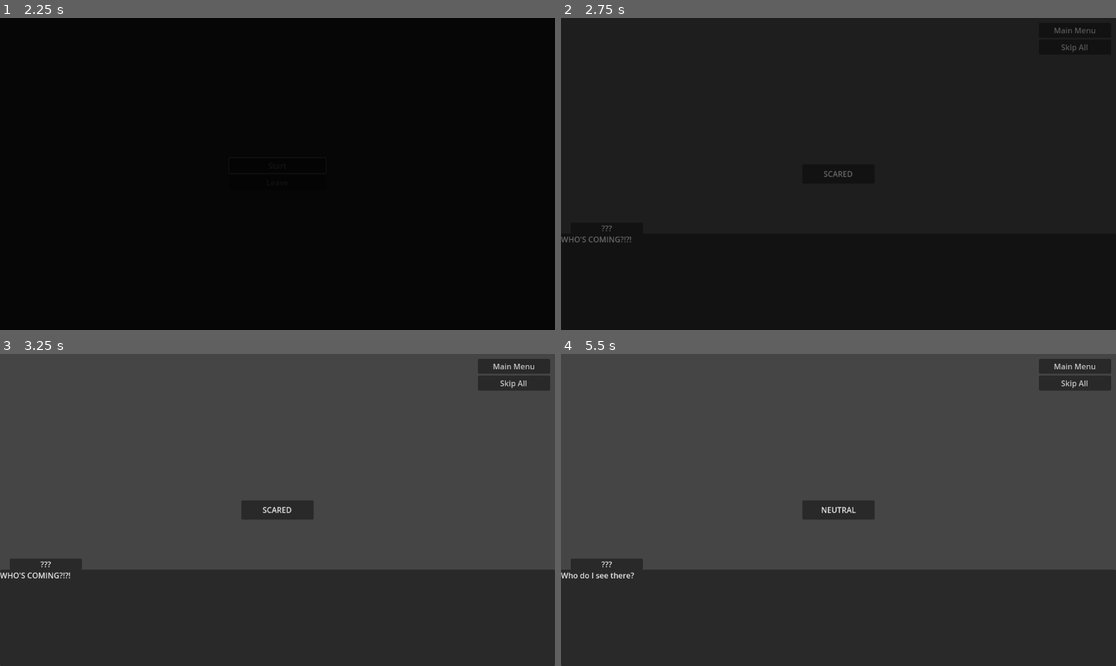
Above: before the commit, frames 1-4 (two rows, left to right).
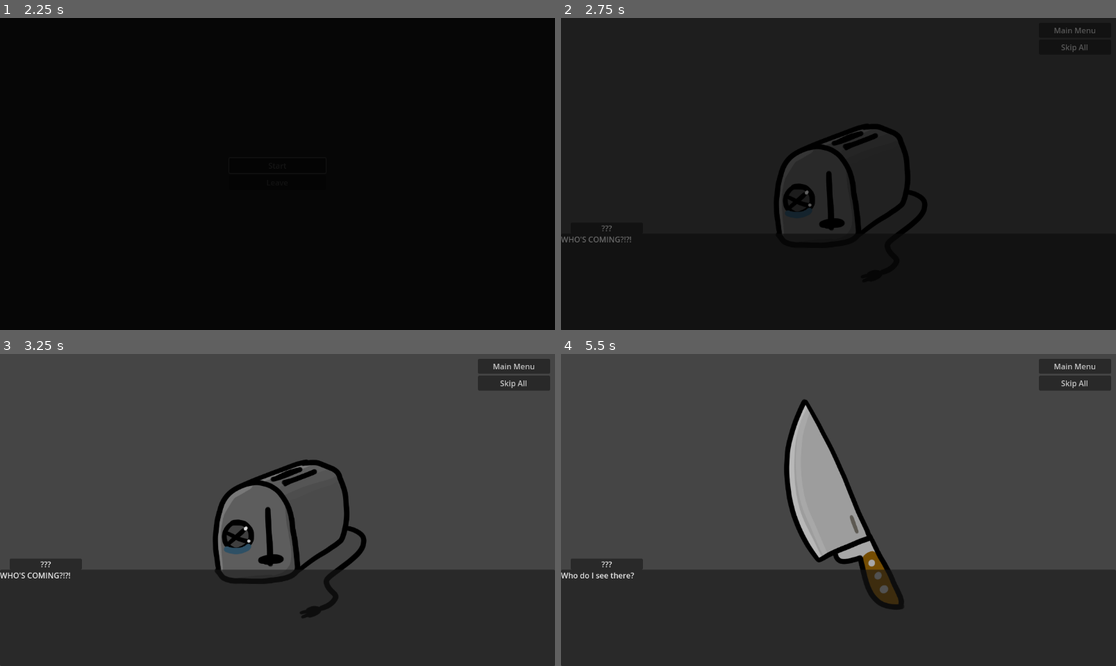
Above: after the commit, the same moments.

Repository: Lipatant/KitchenwareShop
Game: Godot game, scene res://Source/Scenes/MainMenu.tscn
Two runs of this game, one before a commit and one after it. Both use one fixed random seed, a clock stepped at 60 frames per second and the inputs below.
Inputs (mouse positions are in pixels of both pictures, inside the frame that each line leads up to):
- Up to frame 1 (2.25 s): click "Start" at 0.5 s; click "Start" at 1.25 s; click "Leave" at 2 s
- Up to frame 2 (2.75 s): no input
- Up to frame 3 (3.25 s): click "Skip All" at 2.75 s
- Up to frame 4 (5.5 s): click "Skip All" at 3.5 s; click "Skip All" at 4.25 s; move the mouse to (960, 494) at 5.02 s; click (960, 494) at 5.17 s

Frame 1 is identical in both runs. In frame 2, 2.0% of the frame differs, in the area x 38-66%, y 33-70%; in frame 3, 3.8%; in frame 4, 6.0%, in the area x 40-62%, y 14-82%.

Commit message:
feat: adding portraits for Hector and implementing portraits in to the game

Diff:
--- a/Data/Characters/Brioche.tres
+++ b/Data/Characters/Brioche.tres
@@ -7,9 +7,25 @@
 [ext_resource type="Resource" uid="uid://bvues2nom8nmh" path="res://Data/Characters/Brioche/BriocheDay02.tres" id="3_xvaee"]
 [ext_resource type="Resource" uid="uid://jq0ucjkwp8d1" path="res://Data/Characters/Brioche/BriocheDay03.tres" id="4_vgpg7"]
 [ext_resource type="Resource" uid="uid://dwt8835r3d4kq" path="res://Data/Characters/Brioche/BriocheDay04.tres" id="5_a26aw"]
+[ext_resource type="Texture2D" uid="uid://cio3qd14vrycf" path="res://Graphics/Characters/Brioche - Crying.png" id="7_h0s3h"]
+[ext_resource type="Texture2D" uid="uid://btwx7fqstsyhe" path="res://Graphics/Characters/Brioche - Embarrassed.png" id="8_q2458"]
+[ext_resource type="Texture2D" uid="uid://btxdibowvrdqa" path="res://Graphics/Characters/Brioche - Focused.png" id="9_xlliv"]
+[ext_resource type="Texture2D" uid="uid://bv80aic1a7ck" path="res://Graphics/Characters/Brioche - Happy.png" id="10_x0fhc"]
+[ext_resource type="Texture2D" uid="uid://sv6u2q83uvet" path="res://Graphics/Characters/Brioche - Neutral.png" id="11_12if2"]
+[ext_resource type="Texture2D" uid="uid://bl8ov1ihasjeo" path="res://Graphics/Characters/Brioche - Sad.png" id="12_ybbsd"]
+[ext_resource type="Texture2D" uid="uid://dhvo3n2rxhd1f" path="res://Graphics/Characters/Brioche - Scared.png" id="13_kfvep"]
+[ext_resource type="Texture2D" uid="uid://cfoipa7r7h6q2" path="res://Graphics/Characters/Brioche - Terrified.png" id="14_uow77"]
 
 [resource]
 script = ExtResource("1_pmv37")
 code = "Brioche"
 theme = ExtResource("2_ht1jn")
+texture_crying = ExtResource("7_h0s3h")
+texture_embarrassed = ExtResource("8_q2458")
+texture_focused = ExtResource("9_xlliv")
+texture_happy = ExtResource("10_x0fhc")
+texture_neutral = ExtResource("11_12if2")
+texture_sad = ExtResource("12_ybbsd")
+texture_scared = ExtResource("13_kfvep")
+texture_terrified = ExtResource("14_uow77")
 events = Array[ExtResource("1_tpatm")]([ExtResource("2_liu7p"), ExtResource("3_xvaee"), ExtResource("4_vgpg7"), ExtResource("5_a26aw")])
--- a/Data/Characters/Edward.tres
+++ b/Data/Characters/Edward.tres
@@ -7,9 +7,25 @@
 [ext_resource type="Resource" uid="uid://btqb7b8lo57n1" path="res://Data/Characters/Edward/EdwardDay02.tres" id="3_bkhmb"]
 [ext_resource type="Resource" uid="uid://dawxd4ql6igwu" path="res://Data/Characters/Edward/EdwardDay03.tres" id="4_ikl33"]
 [ext_resource type="Resource" uid="uid://cjudel0ut8e4v" path="res://Data/Characters/Edward/EdwardDay04.tres" id="5_oeo54"]
+[ext_resource type="Texture2D" uid="uid://bo6iui77h6m8f" path="res://Graphics/Characters/Edward - Crying.png" id="7_c87li"]
+[ext_resource type="Texture2D" uid="uid://b7lxknvpl7r5i" path="res://Graphics/Characters/Edward - Embarrassed.png" id="8_gq4ll"]
+[ext_resource type="Texture2D" uid="uid://dp5n8jbkqwab6" path="res://Graphics/Characters/Edward - Focused.png" id="9_cor3d"]
+[ext_resource type="Texture2D" uid="uid://co7nmxx8oeaiq" path="res://Graphics/Characters/Edward - Happy.png" id="10_hir2o"]
+[ext_resource type="Texture2D" uid="uid://cjlciaeqbyfr5" path="res://Graphics/Characters/Edward - Neutral.png" id="11_38ai8"]
+[ext_resource type="Texture2D" uid="uid://ce3m834xsdym7" path="res://Graphics/Characters/Edward - Sad.png" id="12_jcvus"]
+[ext_resource type="Texture2D" uid="uid://btgxjk4751q2i" path="res://Graphics/Characters/Edward - Scared.png" id="13_4cog6"]
+[ext_resource type="Texture2D" uid="uid://6hqqgn5rfkvm" path="res://Graphics/Characters/Edward - Terrified.png" id="14_hgk1r"]
 
 [resource]
 script = ExtResource("1_54q5j")
 code = "Edward"
 theme = ExtResource("2_jlkgo")
+texture_crying = ExtResource("7_c87li")
+texture_embarrassed = ExtResource("8_gq4ll")
+texture_focused = ExtResource("9_cor3d")
+texture_happy = ExtResource("10_hir2o")
+texture_neutral = ExtResource("11_38ai8")
+texture_sad = ExtResource("12_jcvus")
+texture_scared = ExtResource("13_4cog6")
+texture_terrified = ExtResource("14_hgk1r")
 events = Array[ExtResource("1_uvje5")]([ExtResource("2_6nmu1"), ExtResource("3_bkhmb"), ExtResource("4_ikl33"), ExtResource("5_oeo54")])
--- a/Data/Characters/Hector.tres
+++ b/Data/Characters/Hector.tres
@@ -7,9 +7,25 @@
 [ext_resource type="Resource" uid="uid://brflr1cxb4wv5" path="res://Data/Characters/Hector/HectorDay02.tres" id="3_cd5ai"]
 [ext_resource type="Resource" uid="uid://bw1rvx5sfko5j" path="res://Data/Characters/Hector/HectorDay03.tres" id="4_q7v21"]
 [ext_resource type="Resource" uid="uid://doff5mmm00g2f" path="res://Data/Characters/Hector/HectorDay04.tres" id="5_v30xj"]
+[ext_resource type="Texture2D" uid="uid://ccvgb5squu4ws" path="res://Graphics/Characters/Hector - Crying.png" id="7_nqfrl"]
+[ext_resource type="Texture2D" uid="uid://c26un14bj071k" path="res://Graphics/Characters/Hector - Embarrassed.png" id="8_ic81v"]
+[ext_resource type="Texture2D" uid="uid://bxmlecn5tgbce" path="res://Graphics/Characters/Hector - Focused.png" id="9_rl162"]
+[ext_resource type="Texture2D" uid="uid://cpd4ooof4ojkh" path="res://Graphics/Characters/Hector - Happy.png" id="10_qajbk"]
+[ext_resource type="Texture2D" uid="uid://dmplsbhwsxtd4" path="res://Graphics/Characters/Hector - Neutral.png" id="11_mhqva"]
+[ext_resource type="Texture2D" uid="uid://dt7rk6lqypjal" path="res://Graphics/Characters/Hector - Sad.png" id="12_sndft"]
+[ext_resource type="Texture2D" uid="uid://bfymco42p6ptv" path="res://Graphics/Characters/Hector - Scared.png" id="13_e70fy"]
+[ext_resource type="Texture2D" uid="uid://dvy3j2lyor5t2" path="res://Graphics/Characters/Hector - Terrified.png" id="14_lxnui"]
 
 [resource]
 script = ExtResource("1_afqg8")
 code = "Hector"
 theme = ExtResource("2_m18ag")
+texture_crying = ExtResource("7_nqfrl")
+texture_embarrassed = ExtResource("8_ic81v")
+texture_focused = ExtResource("9_rl162")
+texture_happy = ExtResource("10_qajbk")
+texture_neutral = ExtResource("11_mhqva")
+texture_sad = ExtResource("12_sndft")
+texture_scared = ExtResource("13_e70fy")
+texture_terrified = ExtResource("14_lxnui")
 events = Array[ExtResource("1_hmshm")]([ExtResource("2_xm685"), ExtResource("3_cd5ai"), ExtResource("4_q7v21"), ExtResource("5_v30xj")])
--- a/Data/Characters/Kirpich.tres
+++ b/Data/Characters/Kirpich.tres
@@ -7,9 +7,25 @@
 [ext_resource type="Resource" uid="uid://da14btvidtqxt" path="res://Data/Characters/Kirpich/KirpichDay02.tres" id="3_bb2s6"]
 [ext_resource type="Resource" uid="uid://bffa8athp6ip2" path="res://Data/Characters/Kirpich/KirpichDay03.tres" id="4_skcw4"]
 [ext_resource type="Resource" uid="uid://cejfl3qv6r8pi" path="res://Data/Characters/Kirpich/KirpichDay04.tres" id="5_b4rtk"]
+[ext_resource type="Texture2D" uid="uid://c0mgisycxsn3g" path="res://Graphics/Characters/Kirpich - Crying.png" id="7_s12ns"]
+[ext_resource type="Texture2D" uid="uid://caidemow6b7kq" path="res://Graphics/Characters/Kirpich - Embarrassed.png" id="8_8utp7"]
+[ext_resource type="Texture2D" uid="uid://d4dj3psso1em6" path="res://Graphics/Characters/Kirpich - Focused.png" id="9_h66s8"]
+[ext_resource type="Texture2D" uid="uid://dw5hrm1htvtq2" path="res://Graphics/Characters/Kirpich - Happy.png" id="10_npvk2"]
+[ext_resource type="Texture2D" uid="uid://c663bdh70kxbq" path="res://Graphics/Characters/Kirpich - Neutral.png" id="11_kduyu"]
+[ext_resource type="Texture2D" uid="uid://btss7ycnmn1ca" path="res://Graphics/Characters/Kirpich - Sad.png" id="12_tu1yg"]
+[ext_resource type="Texture2D" uid="uid://byy2yfckmof4a" path="res://Graphics/Characters/Kirpich - Scared.png" id="13_cltlu"]
+[ext_resource type="Texture2D" uid="uid://cq020lphyg36c" path="res://Graphics/Characters/Kirpich - Terrified.png" id="14_m67br"]
 
 [resource]
 script = ExtResource("1_0tn3j")
 code = "Kirpich"
 theme = ExtResource("2_re5po")
+texture_crying = ExtResource("7_s12ns")
+texture_embarrassed = ExtResource("8_8utp7")
+texture_focused = ExtResource("9_h66s8")
+texture_happy = ExtResource("10_npvk2")
+texture_neutral = ExtResource("11_kduyu")
+texture_sad = ExtResource("12_tu1yg")
+texture_scared = ExtResource("13_cltlu")
+texture_terrified = ExtResource("14_m67br")
 events = Array[ExtResource("1_k8ut8")]([ExtResource("2_well3"), ExtResource("3_bb2s6"), ExtResource("4_skcw4"), ExtResource("5_b4rtk")])
--- a/Source/Data/Character.gd
+++ b/Source/Data/Character.gd
@@ -2,8 +2,16 @@
 class_name Character
 
 @export var code : String
-@export var texture : Texture2D
 @export var theme : AudioStream
+@export_subgroup("Textures")
+@export var texture_crying : Texture2D
+@export var texture_embarrassed : Texture2D
+@export var texture_focused : Texture2D
+@export var texture_happy : Texture2D
+@export var texture_neutral : Texture2D
+@export var texture_sad : Texture2D
+@export var texture_scared : Texture2D
+@export var texture_terrified : Texture2D
 @export_subgroup("Events")
 @export var event_eliminated : Event
 @export var events : Array[Event]
--- a/Source/Scenes/Dialogue.tscn
+++ b/Source/Scenes/Dialogue.tscn
@@ -12,6 +12,20 @@
 grow_vertical = 2
 script = ExtResource("1_22gd5")
 main_menu_resource = ExtResource("2_r6cwq")
+
+[node name="CharacterPortrait" type="TextureRect" parent="."]
+unique_name_in_owner = true
+layout_mode = 1
+anchors_preset = 13
+anchor_left = 0.5
+anchor_right = 0.5
+anchor_bottom = 1.0
+offset_left = -387.0
+offset_right = 387.0
+grow_horizontal = 2
+grow_vertical = 2
+expand_mode = 2
+stretch_mode = 5
 
 [node name="EmotionContainer" type="PanelContainer" parent="."]
 unique_name_in_owner = true
--- a/Source/Scenes/Dialogue/Dialogue.gd
+++ b/Source/Scenes/Dialogue/Dialogue.gd
@@ -29,6 +29,7 @@
 	_event = event
 	_lines = event.code.split("\n", false)
 	_wait_for_choice = !event.choices.is_empty()
+	set_emotion()
 	MusicManager.play(_character.theme)
 	play_next()
 
@@ -107,12 +108,25 @@
 	return set_character_name("Unknown")
 
 func set_emotion(emotion: String = "") -> bool:
+	var character_emotion := Character.Emotion.NEUTRAL
 	var emotion_formated : String = emotion.to_snake_case().to_upper()
-	var character_emotion := Character.Emotion.NEUTRAL
+	var emotion_texture_name : String
+	var character_texture : Texture2D = null
 	if emotion_formated:
 		assert(Character.Emotion.has(emotion_formated))
 		character_emotion = Character.Emotion.get(emotion_formated)
 	else:
 		emotion_formated = Character.Emotion.find_key(character_emotion)
 	%Emotion.text = emotion_formated
+	emotion_texture_name = "texture_" + emotion_formated.to_snake_case()
+	if _character and emotion_texture_name in _character:
+		%CharacterPortrait.texture = _character[emotion_texture_name]
+	else:
+		%CharacterPortrait.texture = null
+	if %CharacterPortrait.texture:
+		%CharacterPortrait.visible = true
+		%EmotionContainer.visible = false
+	else:
+		%CharacterPortrait.visible = false
+		%EmotionContainer.visible = true
 	return true
Not shown: 1 places in Data/Characters/Brioche.tres that only renumber resources
Not shown: 1 places in Data/Characters/Edward.tres that only renumber resources
Not shown: 1 places in Data/Characters/Hector.tres that only renumber resources
Not shown: 1 places in Data/Characters/Kirpich.tres that only renumber resources
Binary file added: Graphics/Characters/Hector - Crying.png
Not shown, added: Graphics/Characters/Hector - Crying.png.import
Binary file added: Graphics/Characters/Hector - Embarrassed.png
Not shown, added: Graphics/Characters/Hector - Embarrassed.png.import
Binary file added: Graphics/Characters/Hector - Focused.png
Not shown, added: Graphics/Characters/Hector - Focused.png.import
Binary file added: Graphics/Characters/Hector - Happy.png
Not shown, added: Graphics/Characters/Hector - Happy.png.import
(and 8 more such lines)
